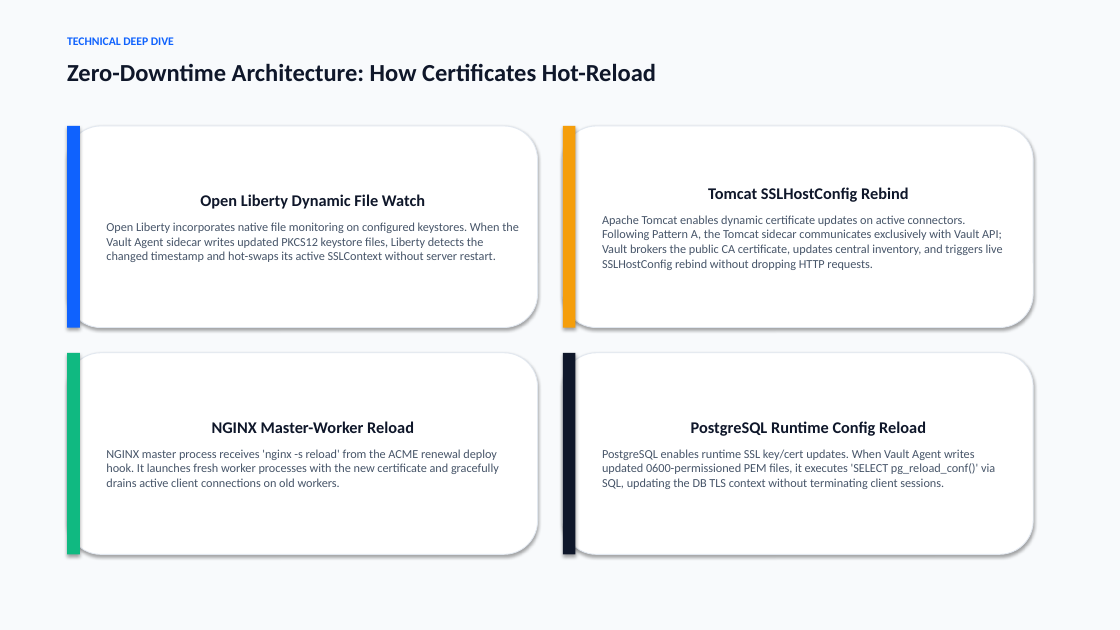
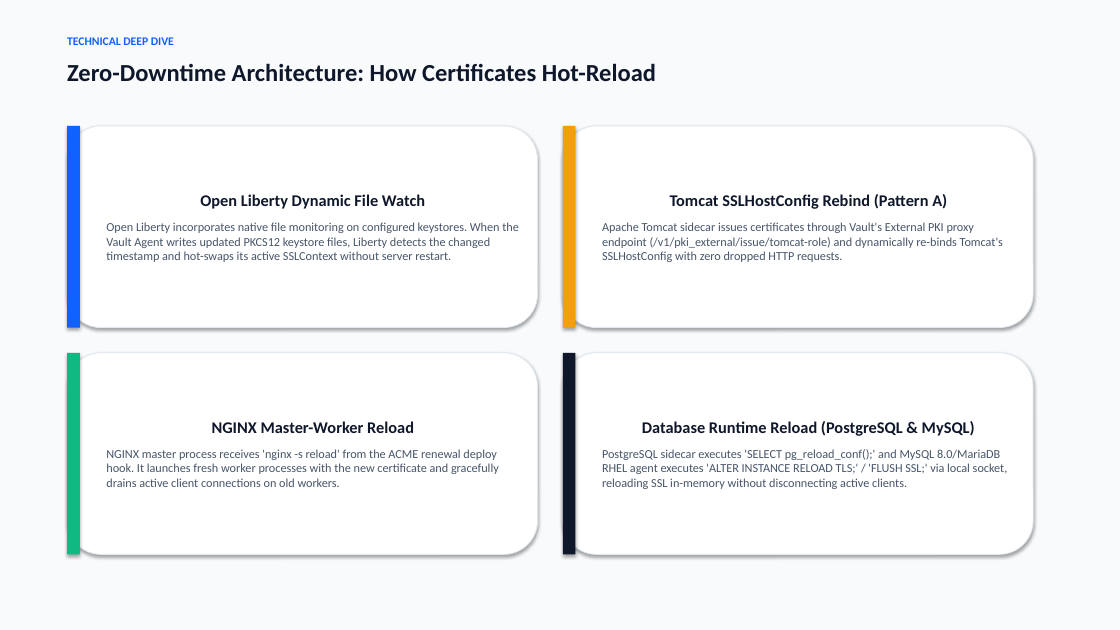
Before and after one commit to isalkovic/ibm-vault-clm-demo, a slide deck: slide 6 of Certificate_Lifecycle_Management_Vault_Sales_Pitch.pptx (slide 7 before the commit). Drawn at 1120x630 pixels with LibreOffice and Linux fonts; fonts in the diff are those of the drawing. Boxes give left, top, right and bottom in pixels: in the first picture for what was removed or moved away, otherwise in the second. Text is boxed around its words. In the diff, an @@ line names an element or a change of style, - is before the commit and + after.

Commit message:
docs: update READMEs and regenerate sales presentation deck with RHEL 9 VM and dashboard integration

```diff
--- a/Certificate_Lifecycle_Management_Vault_Sales_Pitch.pptx
+++ b/Certificate_Lifecycle_Management_Vault_Sales_Pitch.pptx
@@ text in rounded rectangle at bbox=[602, 194, 1003, 262]: text changed @@
-Tomcat SSLHostConfig Rebind
-Apache Tomcat enables dynamic certificate updates on active connectors. Following Pattern A, the Tomcat sidecar communicates exclusively with Vault API; Vault brokers the public CA certificate, updates central inventory, and triggers live SSLHostConfig rebind without dropping HTTP requests.
+Tomcat SSLHostConfig Rebind (Pattern A)
+Apache Tomcat sidecar issues certificates through Vault's External PKI proxy endpoint (/v1/pki_external/issue/tomcat-role) and dynamically re-binds Tomcat's SSLHostConfig with zero dropped HTTP requests.
@@ text in rounded rectangle at bbox=[106, 222, 519, 262]: text changed @@
-Open Liberty incorporates native file monitoring on configured keystores. When the Vault Agent sidecar writes updated PKCS12 keystore files, Liberty detects the changed timestamp and hot-swaps its active SSLContext without server restart.
+Open Liberty incorporates native file monitoring on configured keystores. When the Vault Agent writes updated PKCS12 keystore files, Liberty detects the changed timestamp and hot-swaps its active SSLContext without server restart.
@@ text in rounded rectangle at bbox=[602, 421, 1008, 489]: text changed @@
-PostgreSQL Runtime Config Reload
-PostgreSQL enables runtime SSL key/cert updates. When Vault Agent writes updated 0600-permissioned PEM files, it executes 'SELECT pg_reload_conf()' via SQL, updating the DB TLS context without terminating client sessions.
+Database Runtime Reload (PostgreSQL & MySQL)
+PostgreSQL sidecar executes 'SELECT pg_reload_conf();' and MySQL 8.0/MariaDB RHEL agent executes 'ALTER INSTANCE RELOAD TLS;' / 'FLUSH SSL;' via local socket, reloading SSL in-memory without disconnecting active clients.
```
Also in this commit, not shown: 2 other slides changed, 1 slide removed, 2 other files.
